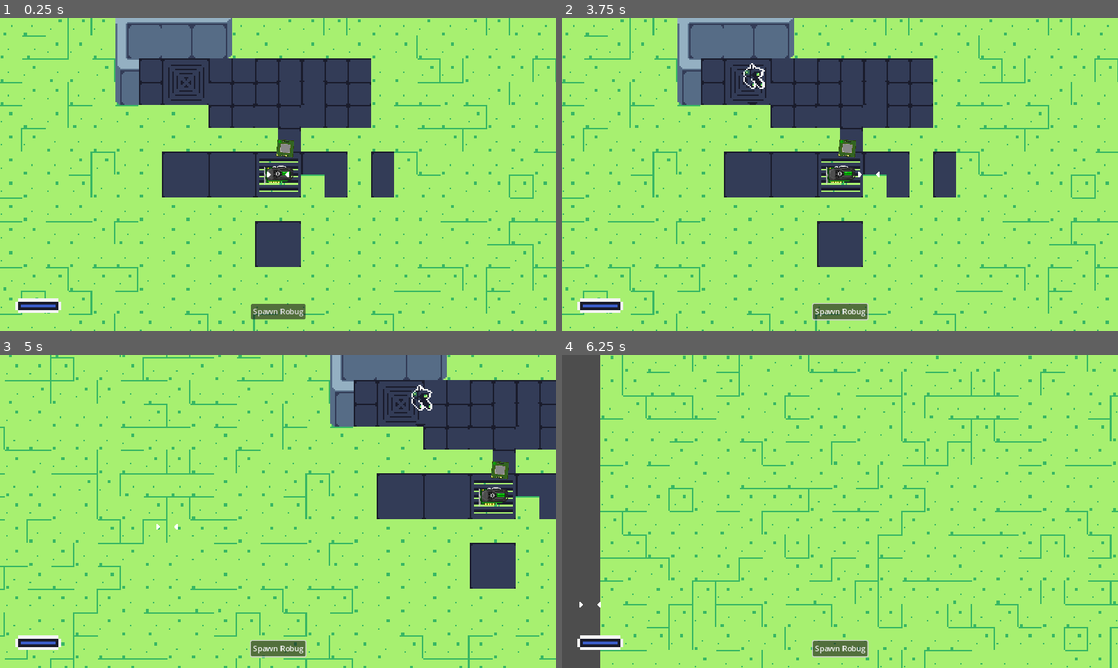
Above: before the commit, frames 1-4 (two rows, left to right).
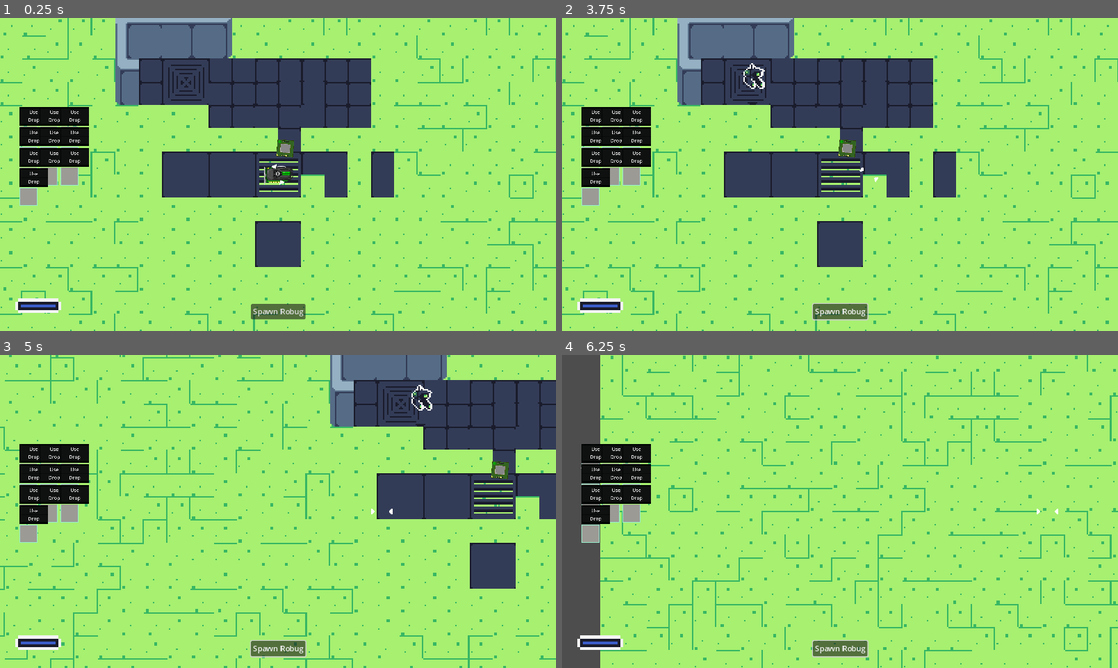
Above: after the commit, the same moments.

Repository: hyvnova/codebugs-game
Game: Godot game, scene res://world.tscn
Two runs of this game, one before a commit and one after it. Both use one fixed random seed, a clock stepped at 60 frames per second and the inputs below.
Inputs (mouse positions are in pixels of both pictures, inside the frame that each line leads up to):
- Up to frame 1 (0.25 s): no input
- Up to frame 2 (3.75 s): click (589, 133) at 0.52 s; click (595, 111) at 1.25 s, where only the run after the commit has a clickable "Use"; click (617, 121) at 2 s, where only the run after the commit has a clickable "Drop"; click "Spawn Robug" at 2.75 s; tap Enter at 3.5 s; move the mouse to (962, 158) at 3.52 s; hold D (right) from 3.53 s (still down); hold E (use) from 3.53 s (still down); click (962, 158) at 3.67 s
- Up to frame 3 (5 s): release D (right) at 4.25 s; release E (use) at 4.25 s; drag from (166, 527) to (383, 511) at 4.27 s
- Up to frame 4 (6.25 s): tap Space at 5 s; move the mouse to (895, 442) at 5.02 s; hold D (right) 5.03-5.75 s; hold E (use) 5.03-5.75 s; click (895, 442) at 5.17 s; drag from (812, 574) to (1056, 495) at 5.77 s

The runs differ from the first frame. In frame 1, 3.1% of the frame differs, in the area x 3-53%, y 28-60%; in frame 2, 3.3%; in frame 3, 3.4%, in the area x 3-92%, y 28-60%; in frame 4, 3.1%.

Commit message:
Oppssies! broke the inventory system by trying to improve code quality

Diff:
--- a/scenes/hud.tscn
+++ b/scenes/hud.tscn
@@ -12,13 +12,6 @@
 layer = 10
 
 [node name="InventoryUI" parent="." instance=ExtResource("1_th3nq")]
-anchors_preset = 6
-anchor_left = 1.0
-anchor_top = 0.5
-anchor_right = 1.0
-anchor_bottom = 0.5
-grow_horizontal = 0
-grow_vertical = 2
 
 [node name="Energy" type="TextureRect" parent="."]
 anchors_preset = 2
--- a/scenes/inventory_item.tscn
+++ b/scenes/inventory_item.tscn
@@ -1,15 +1,18 @@
-[gd_scene load_steps=3 format=3 uid="uid://uvb70dywawcv"]
+[gd_scene load_steps=3 format=3 uid="uid://c4xxcyla4nrwl"]
 
 [ext_resource type="Script" path="res://scripts/inventory_item.gd" id="1_ckp2a"]
 
 [sub_resource type="CircleShape2D" id="CircleShape2D_m1ro3"]
 
-[node name="InventoryItem" type="Node2D" groups=["Items"]]
+[node name="InventoryItem" type="Node2D" groups=["item"]]
 script = ExtResource("1_ckp2a")
 
-[node name="Area2D" type="Area2D" parent="."]
+[node name="Area2D" type="Area2D" parent="." groups=["item_area"]]
+collision_layer = 3
+collision_mask = 3
 
 [node name="CollisionShape2D" type="CollisionShape2D" parent="Area2D"]
+scale = Vector2(1.5, 1.5)
 shape = SubResource("CircleShape2D_m1ro3")
 
 [node name="Sprite2D" type="Sprite2D" parent="."]
--- a/scenes/inventory_slot.tscn
+++ b/scenes/inventory_slot.tscn
@@ -105,12 +105,11 @@
 text = "Effect"
 
 [node name="UsagePanel" type="ColorRect" parent="."]
-visible = false
 layout_mode = 0
-offset_top = -135.0
+offset_top = -159.0
 offset_right = 240.0
 offset_bottom = -5.0
-color = Color(0.596078, 0.933333, 0.8, 1)
+color = Color(0.00250967, 0.0147652, 0.00905814, 1)
 
 [node name="UseButton" type="Button" parent="UsagePanel"]
 layout_mode = 1
--- a/scenes/inventory_ui.tscn
+++ b/scenes/inventory_ui.tscn
@@ -4,19 +4,23 @@
 
 [node name="InventoryUI" type="Control"]
 layout_mode = 3
-anchors_preset = 0
+anchors_preset = 4
+anchor_top = 0.5
+anchor_bottom = 0.5
+offset_left = 40.0
+offset_top = -100.0
+offset_right = 40.0
+offset_bottom = -100.0
+grow_vertical = 2
 size_flags_horizontal = 4
 size_flags_vertical = 4
 script = ExtResource("1_ybuun")
 
 [node name="GridContainer" type="GridContainer" parent="."]
-layout_mode = 0
-offset_left = 200.0
-offset_top = 200.0
-offset_right = 1000.0
-offset_bottom = 600.0
+layout_mode = 1
+scale = Vector2(0.25, 0.25)
 size_flags_horizontal = 3
 size_flags_vertical = 3
 theme_override_constants/h_separation = 20
 theme_override_constants/v_separation = 20
-columns = 9
+columns = 3
--- a/scenes/player.tscn
+++ b/scenes/player.tscn
@@ -7,10 +7,12 @@
 
 [node name="Player" type="Area2D" groups=["player"]]
 scale = Vector2(2, 2)
+collision_layer = 3
+collision_mask = 3
 script = ExtResource("2_btjev")
 
 [node name="CollisionShape2D" type="CollisionShape2D" parent="."]
-scale = Vector2(0.4, 0.4)
+scale = Vector2(0.5, 0.5)
 shape = SubResource("CircleShape2D_kr4k2")
 
 [node name="Crosshair" type="Sprite2D" parent="."]
--- a/scripts/global.gd
+++ b/scripts/global.gd
@@ -3,7 +3,7 @@
 extends Node
 
 # Inventory items
-var inventory = []
+var inventory: Array[InventoryItem] = []
 
 # Custom signals
 signal inventory_updated
@@ -14,16 +14,18 @@
 @onready var inventory_slot_scene = preload("res://scenes/inventory_slot.tscn")
 
 func _ready():
-	# Initializes the inventory with 30 slots (spread over 9 blocks per row)
-	inventory.resize(30)
+	# Initializes the inventory with 9 slots (spread over 3 blocks per row)
+	inventory.resize(10)
 
 
 # Adds an item to the inventory, returns true if successful
-func add_item(item) -> bool:
+func add_item(item: InventoryItem) -> bool:
+
+	# TODO! This is seriously slow, we need to optimize this frfr ong
 	for i in range(inventory.size()):
 		# Check if the item exists in the inventory and matches both type and effect
-		if inventory[i] != null and inventory[i]["type"] == item["type"]:
-			inventory[i]["quantity"] += item["quantity"]
+		if inventory[i] and inventory[i].type == item.type:
+			inventory[i].quantity += item.quantity
 			inventory_updated.emit()
 			print("Item added", inventory)
 			return true
@@ -41,11 +43,11 @@
 func remove_item(item_type) -> bool:
 	for i in range(inventory.size()):
 		# If the item exists in the inventory and matches the type
-		if inventory[i] != null and inventory[i]["type"] == item_type:
-			inventory[i]["quantity"] -= 1
+		if inventory[i] and inventory[i].type == item_type:
+			inventory[i].quantity -= 1
 
 			# If the quantity reaches zero, remove the item from the inventory
-			if inventory[i]["quantity"] <= 0:
+			if inventory[i].quantity <= 0:
 				inventory[i] = null
 
 			inventory_updated.emit()
@@ -58,13 +60,13 @@
 	inventory_updated.emit()
 
 # Sets the player reference for inventory interactions
-func set_player_reference(player):
+func set_player_reference(player: Player):
 	player_node = player
 
 # Adjusts the drop position to avoid overlapping with nearby items
-func adjust_drop_position(position):
+func adjust_drop_position(position: Vector2):
 	var radius = 100
-	var nearby_items = get_tree().get_nodes_in_group("Items")
+	var nearby_items = get_tree().get_nodes_in_group("item")
 	for item in nearby_items:
 		if item.global_position.distance_to(position) < radius:
 			var random_offset = Vector2(randf_range(-radius, radius), randf_range(-radius, radius))
@@ -73,10 +75,7 @@
 	return position
 
 # Drops an item at a specified position, adjusting for nearby items
-func drop_item(item_data, drop_position):
-	var item_scene = load(item_data["scene_path"])
-	var item_instance = item_scene.instantiate()
-	item_instance.set_item_data(item_data)
+func drop_item(item: InventoryItem, drop_position: Vector2):
 	drop_position = adjust_drop_position(drop_position)
-	item_instance.global_position = drop_position
-	get_tree().current_scene.add_child(item_instance)
+	item.global_position = drop_position
+	item.visible = true
--- a/scripts/inventory_item.gd
+++ b/scripts/inventory_item.gd
@@ -2,9 +2,10 @@
 extends Node2D
 class_name InventoryItem
 
-# Item details for editor window
-@export var item_type = ""
-@export var item_texture: Texture
+# Item data
+var type: String = ""
+var quantity: int = 1
+var texture: Texture
 
 const scene_path: String = "res://scenes/inventory_item.tscn"
 const scene = preload(scene_path)
@@ -20,9 +21,8 @@
 	var ins = scene.instantiate()
 
 	# Set the items values for spawning
-	ins.item_type = type
-	ins.item_texture = texture
-
+	ins.type = type
+	ins.texture = texture
 	ins.global_position = pos
 
 	return ins
@@ -30,30 +30,26 @@
 func _ready():
 	# Set the texture to reflect in the game
 	if not Engine.is_editor_hint():
-		icon_sprite.texture = item_texture
+		icon_sprite.texture = texture
 
 func _process(_delta):
 	# Set the texture to reflect in the editor
 	if Engine.is_editor_hint():
-		icon_sprite.texture = item_texture
+		icon_sprite.texture = texture
+
 	# Add item to inventory if player presses "E" within range
 	if player_in_range and Input.is_action_just_pressed("use"):
 		pickup_item()
 
 # Add item to inventory
 func pickup_item():
-	var item = {
-		"quantity": 1,
-		"type": item_type,
-		"texture": item_texture,
-		"scene_path": scene_path
-	}
 	if Global.player_node:
-		Global.add_item(item)
+		Global.add_item(self)
 		self.queue_free()
 
 # If player is in range, show UI and make item pickable
 func _on_area_2d_body_entered(body):
+	print("area entered")
 	if body.is_in_group("player"):
 		player_in_range = true
 		body.interact_ui.visible = true
--- a/scripts/inventory_slot.gd
+++ b/scripts/inventory_slot.gd
@@ -12,16 +12,16 @@
 @onready var usage_panel = $UsagePanel
 
 # Slot item
-var item = null
+var item: InventoryItem = null
 
 # Show usage panel for player to use/remove item
 func _on_item_button_pressed():
-	if item != null:
+	if item:
 		usage_panel.visible = !usage_panel.visible
 
 # Show item details on hover enter
 func _on_item_button_mouse_entered():
-	if item != null:
+	if item:
 		usage_panel.visible = false
 		details_panel.visible = true
 
@@ -35,28 +35,29 @@
 	quantity_label.text = ""
 
 # Set slot item with its values from the dictionary
-func set_item(new_item):
+func set_item(new_item: InventoryItem):
 	item = new_item
-	icon.texture = item["texture"]
-	quantity_label.text = str(item["quantity"])
-	item_type.text = str(item["type"])
+	icon.texture = item.texture
+	quantity_label.text = str(item.quantity)
+	item_type.text = str(item.type)
+
 
 # Remove item from inventory and drop it back into the world
 func _on_drop_button_pressed():
-	if item != null:
+	if item:
 		var drop_position = Global.player_node.global_position
 		var drop_offset = Vector2(0, 50)
 		drop_offset = drop_offset.rotated(Global.player_node.rotation)
 		Global.drop_item(item, drop_position + drop_offset)
-		Global.remove_item(item["type"])
+		Global.remove_item(item.type)
 		usage_panel.visible = false
 
 # Remove item from inventory, use it, and apply its effect (if possible)
 func _on_use_button_pressed():
 	usage_panel.visible = false
-	if item != null:
+	if item:
 		if Global.player_node:
 			Global.player_node.apply_item_effect(item)
-			Global.remove_item(item["type"])
+			Global.remove_item(item.type)
 		else:
 			print("Player could not be found")
--- a/scripts/inventory_ui.gd
+++ b/scripts/inventory_ui.gd
@@ -18,6 +18,7 @@
 		var slot = Global.inventory_slot_scene.instantiate()
 		grid_container.add_child(slot)
 		if item != null:
+			item.visible = false
 			slot.set_item(item)
 		else:
 			slot.set_empty()
--- a/scripts/player.gd
+++ b/scripts/player.gd
@@ -3,12 +3,7 @@
 @export var speed = 5
 var velocity = 0
 var initial_scale = self.scale
-var selected: Area2D # current object selected
-
-# Dragging / moving with mouse
-var drag_speed: int = 2
-var dragging: bool = false
-var invert_axis: bool = true
+var selected: InventoryItem  # current object selected
 
 func wait(seconds: float) -> void:
 	await get_tree().create_timer(seconds).timeout
@@ -17,17 +12,11 @@
 	Global.set_player_reference(self)
 
 func _input(event):
-	# Mouse dragging
-	if event is InputEventMouseButton:
-		dragging = event.pressed
-
-	if event is InputEventMouseMotion and dragging:
-		var delta = event.relative
-		velocity = delta * drag_speed
-
-		var mult = -1 if invert_axis else 1
-		self.position.x += velocity[0] * mult
-		self.position.y += velocity[1] * mult
+	if event.is_action_pressed("use"):
+		print("using: ", selected)
+		if selected:
+			# Pickup the item
+			selected.pickup_item()
 
 func _physics_process(_delta):
 	# Keyboard movement
@@ -38,16 +27,22 @@
 
 # Collisions
 func _on_area_entered(area: Area2D):
-	if area.is_in_group("crap"):
-		velocity = 0
+
+	# Origal idea for items
+	if area.is_in_group("item_area"):
+		velocity = 0 # Stop the player
 
 		# Calculate the offset to move self to center the collided area
 		var offset = area.global_position - global_position
 
+		# This is fine because only InventoryItem will have item group uwU
+		selected = area.get_parent() as InventoryItem
+		print("Selected: ", selected)
 		# Tween self to center the collided area
 		return await select(position + offset)
 
 func _on_area_exited(_area):
+	selected = null
 	await unselect()
 
 # When Colliding with an object
--- a/scripts/world.gd
+++ b/scripts/world.gd
@@ -11,7 +11,7 @@
 	const texture = preload("res://assets/Hardware/asus460_0.png")
 
 	# Spawn some random ass items
-	for i in range(10):
+	for i in range(1):
 		var item = InventoryItem.new_item("crap", texture, Player.global_position)
 
 		ItemLayer.add_child(item)
--- a/world.tscn
+++ b/world.tscn
@@ -18,11 +18,12 @@
 rotation = 0.0872665
 scale = Vector2(0.75, 0.75)
 
+[node name="ItemLayer" type="Node2D" parent="."]
+
 [node name="MainCamera" parent="." instance=ExtResource("2_np8oy")]
+z_index = 10
 anchor_mode = 1
 
 [node name="HUD" parent="MainCamera" instance=ExtResource("4_q4un5")]
 
-[node name="ItemLayer" type="Node2D" parent="."]
-
-[node name="Player" parent="." instance=ExtResource("6_j7ckx")]
+[node name="Player" parent="MainCamera" instance=ExtResource("6_j7ckx")]
